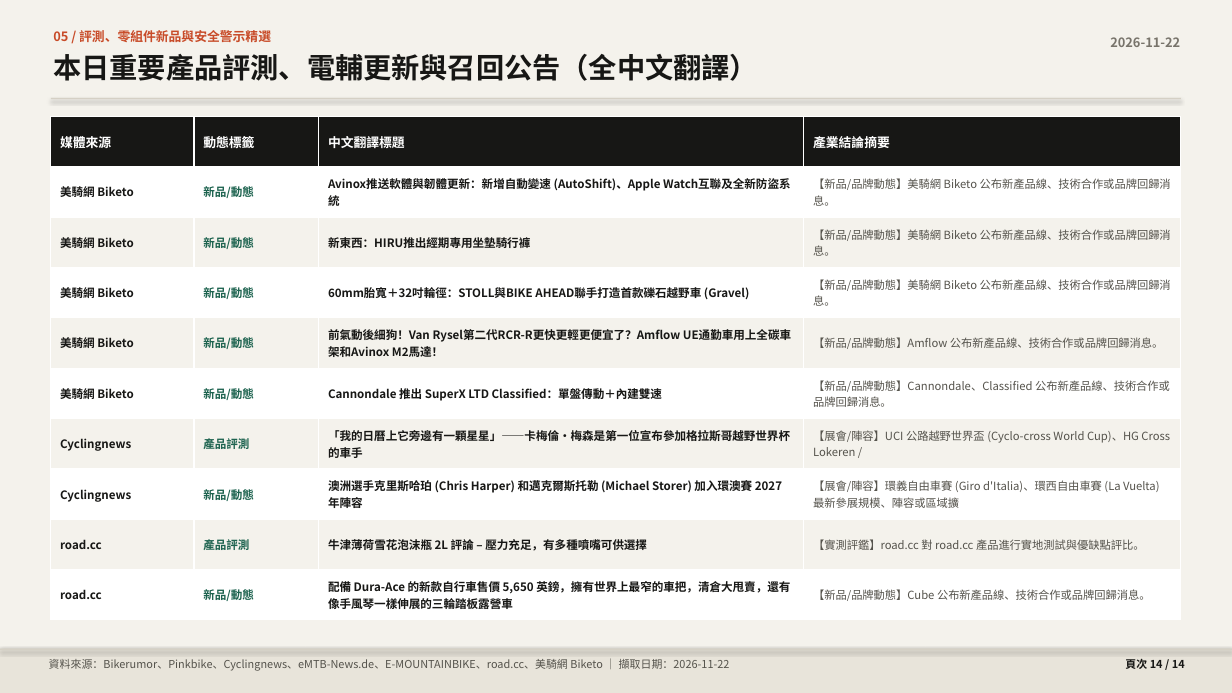
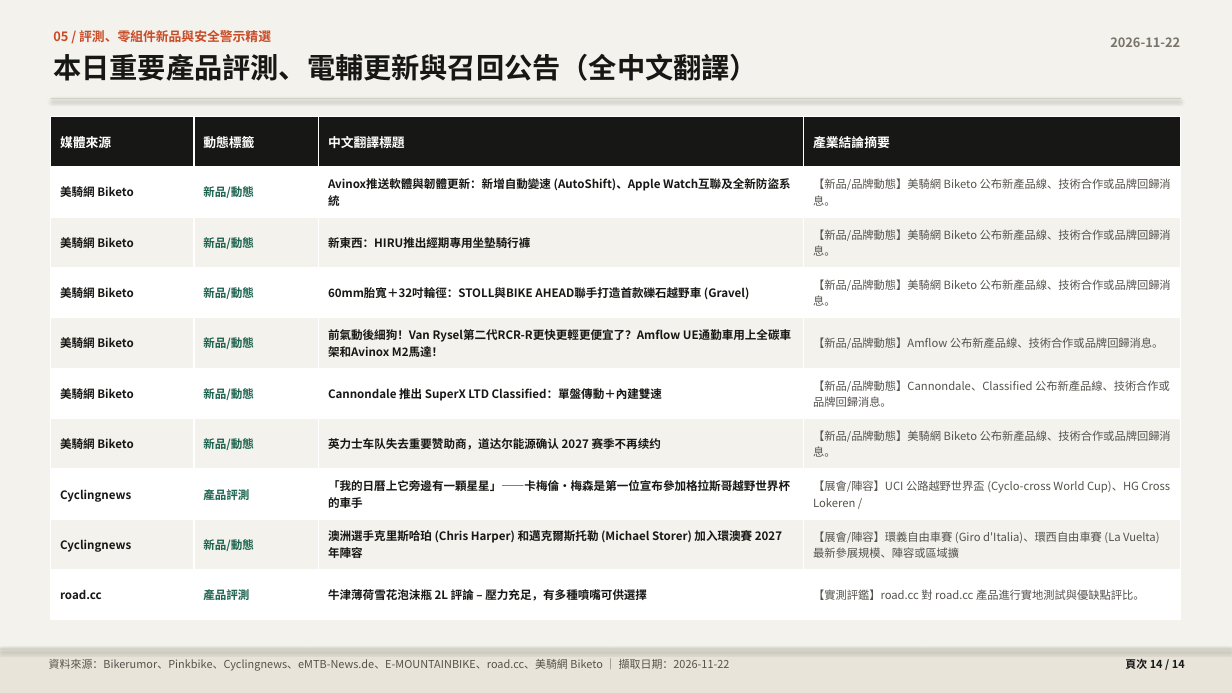
Before and after one commit to pc007ya/BikeResearch-Daily, a slide deck: slide 14 of docs/data/archive/2026-11-22_briefing.pptx. Drawn at 1232x693 pixels with LibreOffice and Linux fonts; fonts in the diff are those of the drawing. Boxes give left, top, right and bottom in pixels: in the first picture for what was removed or moved away, otherwise in the second. Text is boxed around its words. In the diff, an @@ line names an element or a change of style, - is before the commit and + after.

```diff
--- a/docs/data/archive/2026-11-22_briefing.pptx
+++ b/docs/data/archive/2026-11-22_briefing.pptx
@@ table at bbox=[51, 116, 1181, 620] @@
+row 7: 美騎網 Biketo | 新品/動態 | 英力士车队失去重要赞助商，道达尔能源确认 2027 赛季不再续约 | 【新品/品牌動態】美騎網 Biketo 公布新產品線、技術合作或品牌回歸消息。
-row 10: road.cc | 新品/動態 | 配備 Dura-Ace 的新款自行車售價 5,650 英鎊，擁有世界上最窄的車把，清倉大甩賣，還有像手風琴一樣伸展的三輪踏板露營車 | 【新品/品牌動態】Cube 公布新產品線、技術合作或品牌回歸消息。
```
Also in this commit, not shown: 5 other slides changed, 39 other files.
